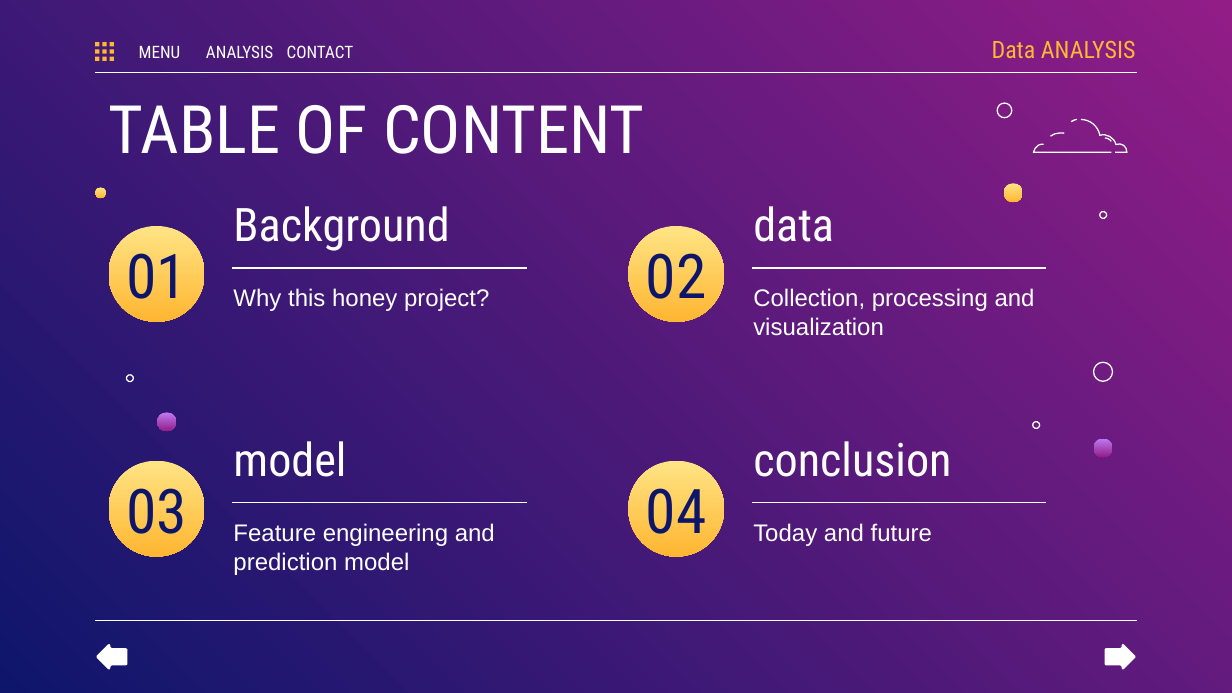
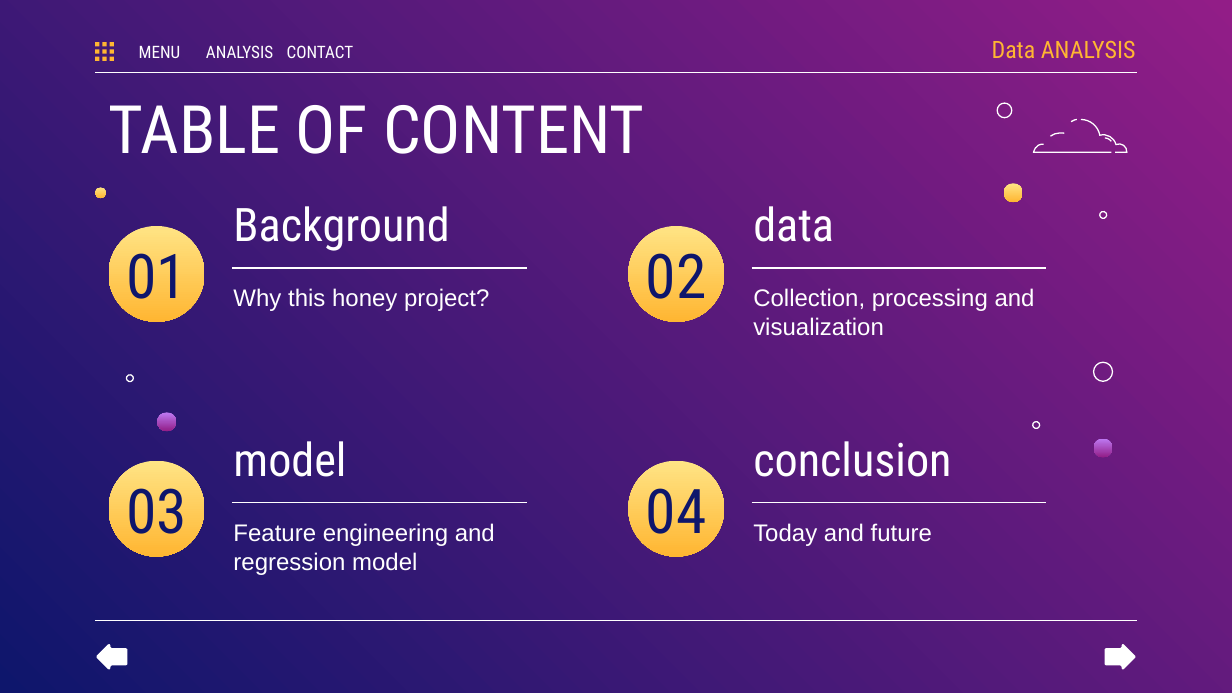
Before and after one commit to Avalonere/IntroDaSE, a slide deck: slide 2 of Final/Final Project.pptx. Drawn at 1232x693 pixels with LibreOffice and Linux fonts; fonts in the diff are those of the drawing. Boxes give left, top, right and bottom in pixels: in the first picture for what was removed or moved away, otherwise in the second. Text is boxed around its words. In the diff, an @@ line names an element or a change of style, - is before the commit and + after.

```diff
--- a/Final/Final Project.pptx
+++ b/Final/Final Project.pptx
@@ subtitle at (233,523,495,575): text changed @@
-Feature engineering and prediction model
+Feature engineering and regression model
```
Also in this commit, not shown: 2 other slides changed, 3 other files.
